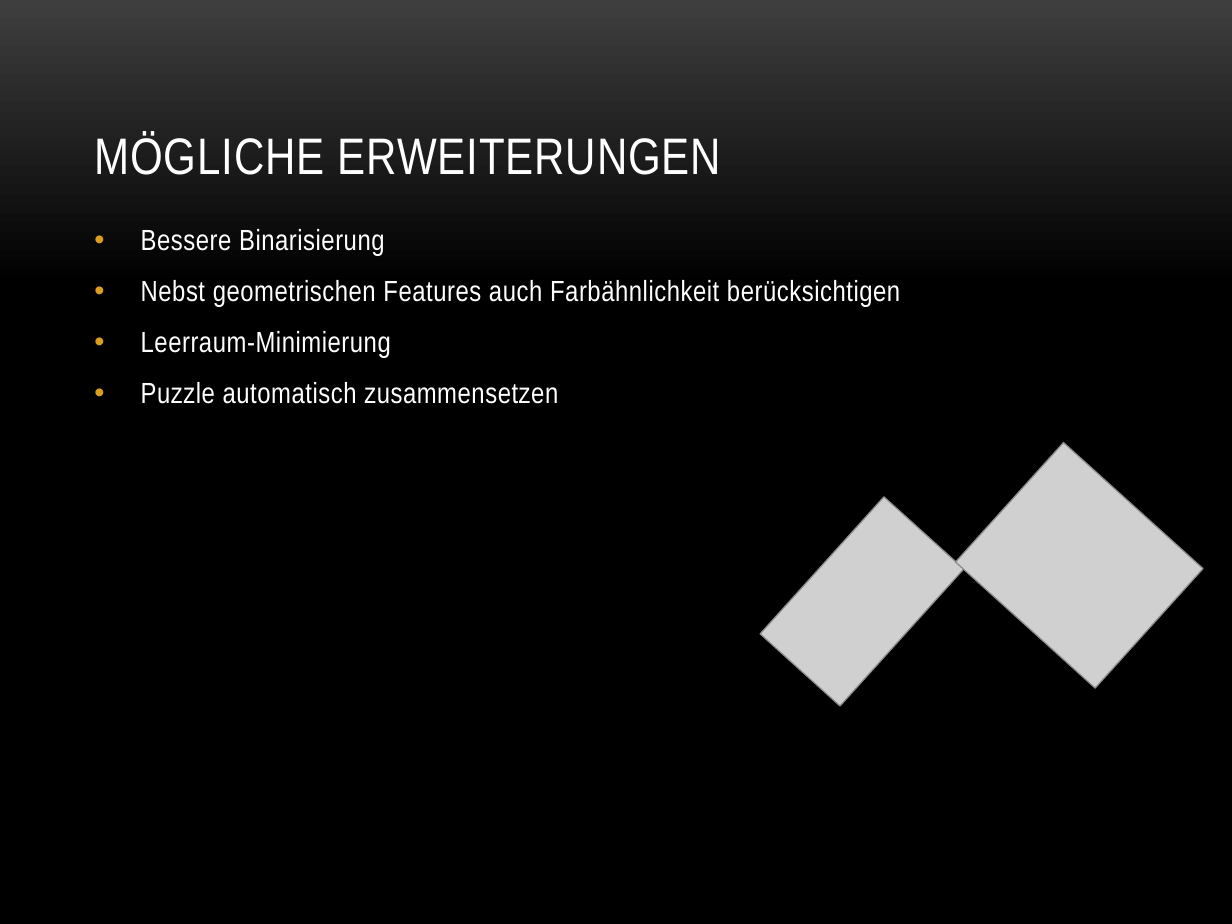
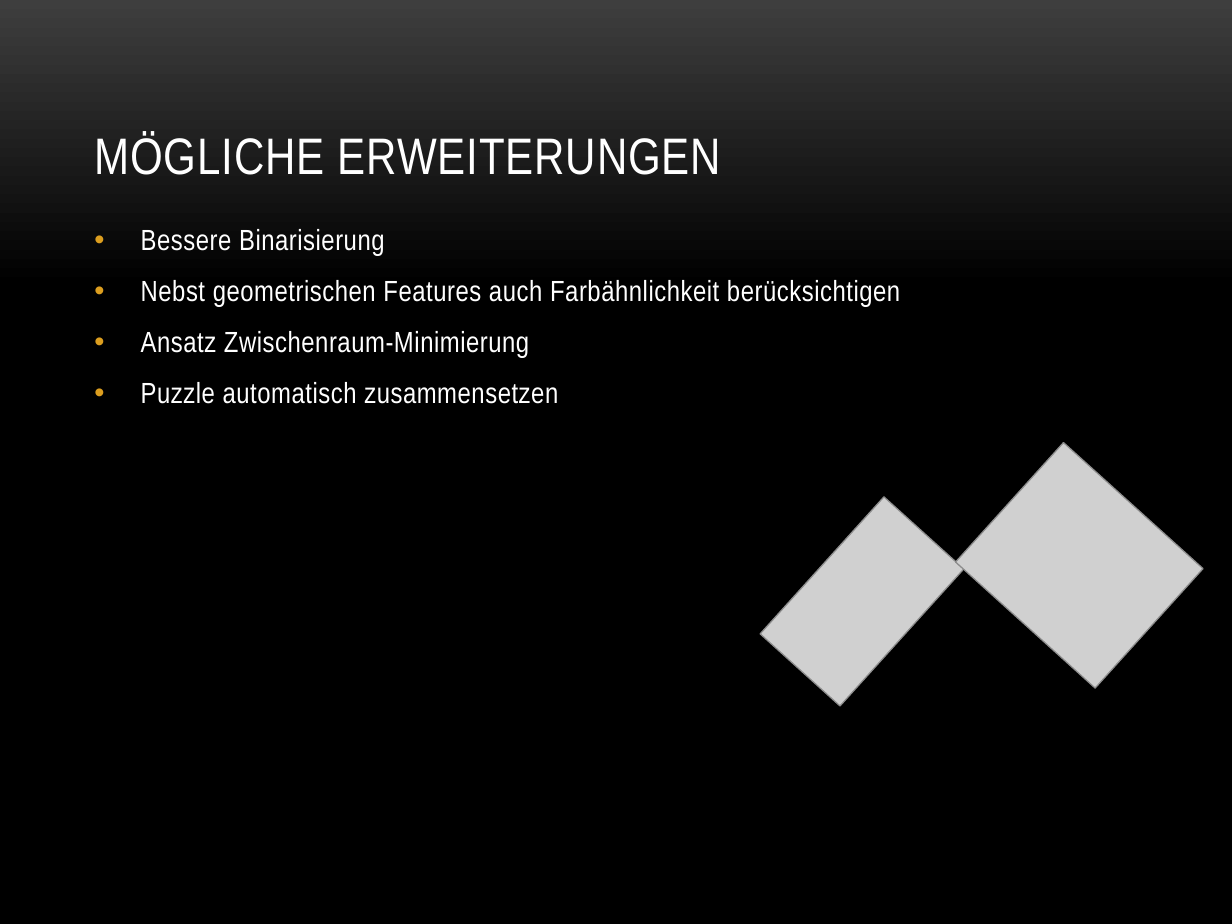
Before and after one commit to baertschi/Puzzle, a slide deck: slide 20 of Doku/Puzzle.pptx (slide 21 before the commit). Drawn at 1232x924 pixels with LibreOffice and Linux fonts; fonts in the diff are those of the drawing; grey boxes stand for pictures; background and template pictures are left out. Boxes give left, top, right and bottom in pixels: in the first picture for what was removed or moved away, otherwise in the second. Text is boxed around its words. In the diff, an @@ line names an element or a change of style, - is before the commit and + after.

```diff
--- a/Doku/Puzzle.pptx
+++ b/Doku/Puzzle.pptx
@@ text at [141,331,529,358]: text changed @@
-• Leerraum-Minimierung
+• Ansatz Zwischenraum-Minimierung
```
Also in this commit, not shown: 6 other slides changed, 1 slide removed, 1 other file.
